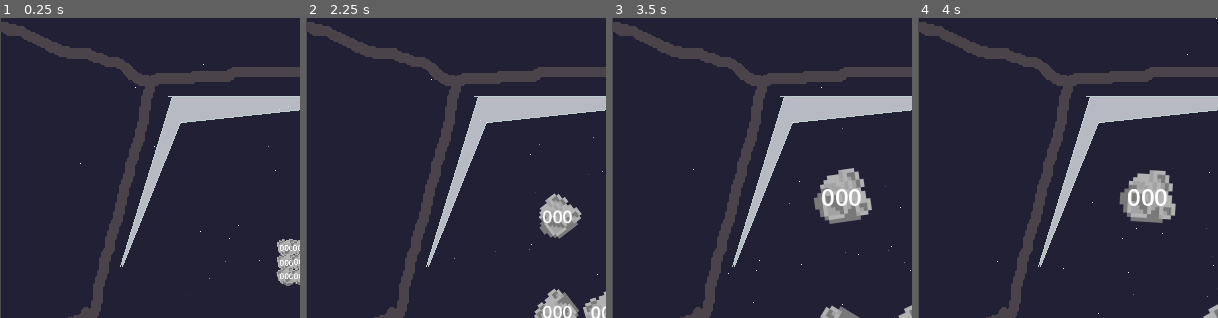
Above: before the commit, frames 1-4 (left to right).
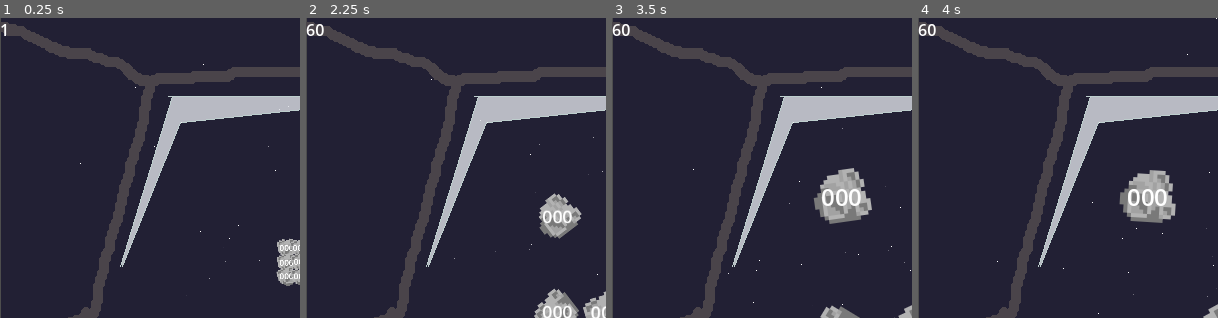
Above: after the commit, the same moments.

Repository: sugarvoid/alpha-space
Game: Godot game, scene res://game/game.tscn
Two runs of this game, one before a commit and one after it. Both use one fixed random seed, a clock stepped at 60 frames per second and the inputs below.
Inputs:
- Up to frame 1 (0.25 s): no input
- Up to frame 2 (2.25 s): hold Keypad 8 (num_pad_eight) 0.53-1.28 s; tap Keypad 5 (num_pad_five) at 1.35 s; hold Keypad 4 (num_pad_four) from 2.03 s (still down)
- Up to frame 3 (3.5 s): release Keypad 4 (num_pad_four) at 2.78 s; tap Keypad 9 (num_pad_nine) at 2.85 s
- Up to frame 4 (4 s): hold Keypad 1 (num_pad_one) from 3.53 s (still down)
The pictures show only the part of the screen within x 0-50%, y 0-50%; the shares and areas given below are measured in that part.

The runs differ from the first frame. In frame 1, less than 0.1% of the frame differs, in the area x 0-2%, y 2-6%; in frame 2, 0.1%, in the area x 0-6%, y 2-6%; in frame 3, 0.1%; in frame 4, 0.1%.

Commit message:
Made hud visible

Diff:
--- a/game/game.tscn
+++ b/game/game.tscn
@@ -30,7 +30,6 @@
 position = Vector2(345, 562)
 
 [node name="CanvasLayer" type="CanvasLayer" parent="."]
-visible = false
 
 [node name="FPSCounter" parent="CanvasLayer" instance=ExtResource("7_ufc36")]
 
--- a/game/meteor/particle_explosion.tscn
+++ b/game/meteor/particle_explosion.tscn
@@ -40,7 +40,6 @@
 amount = 30
 lifetime = 0.8
 explosiveness = 1.0
-randomness = 0.07
 process_material = SubResource("ParticleProcessMaterial_nwgnx")
 script = ExtResource("1_uxeni")
 
